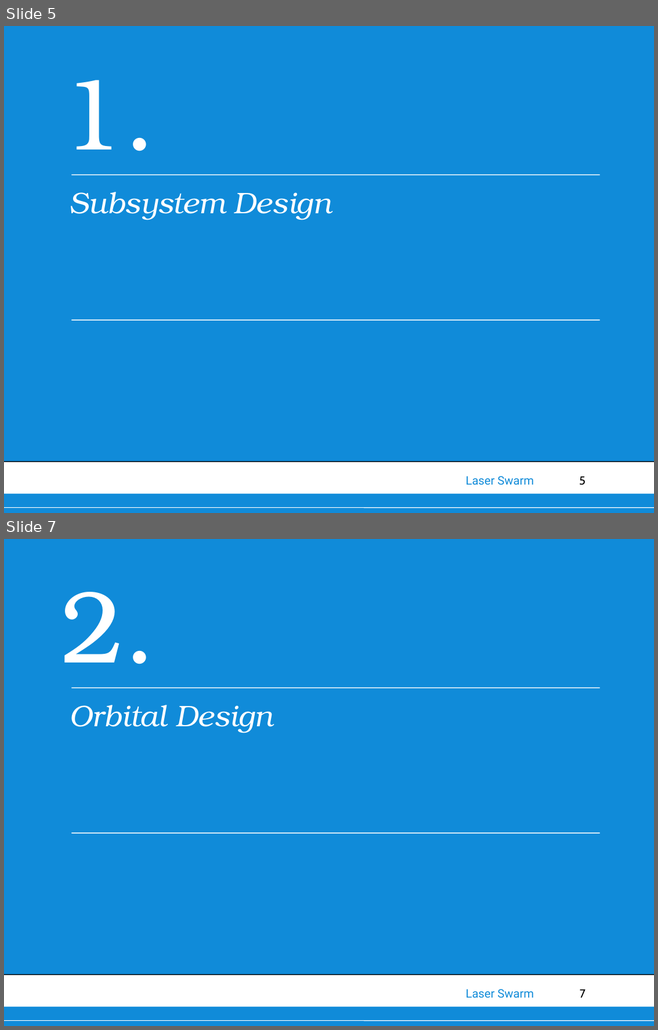
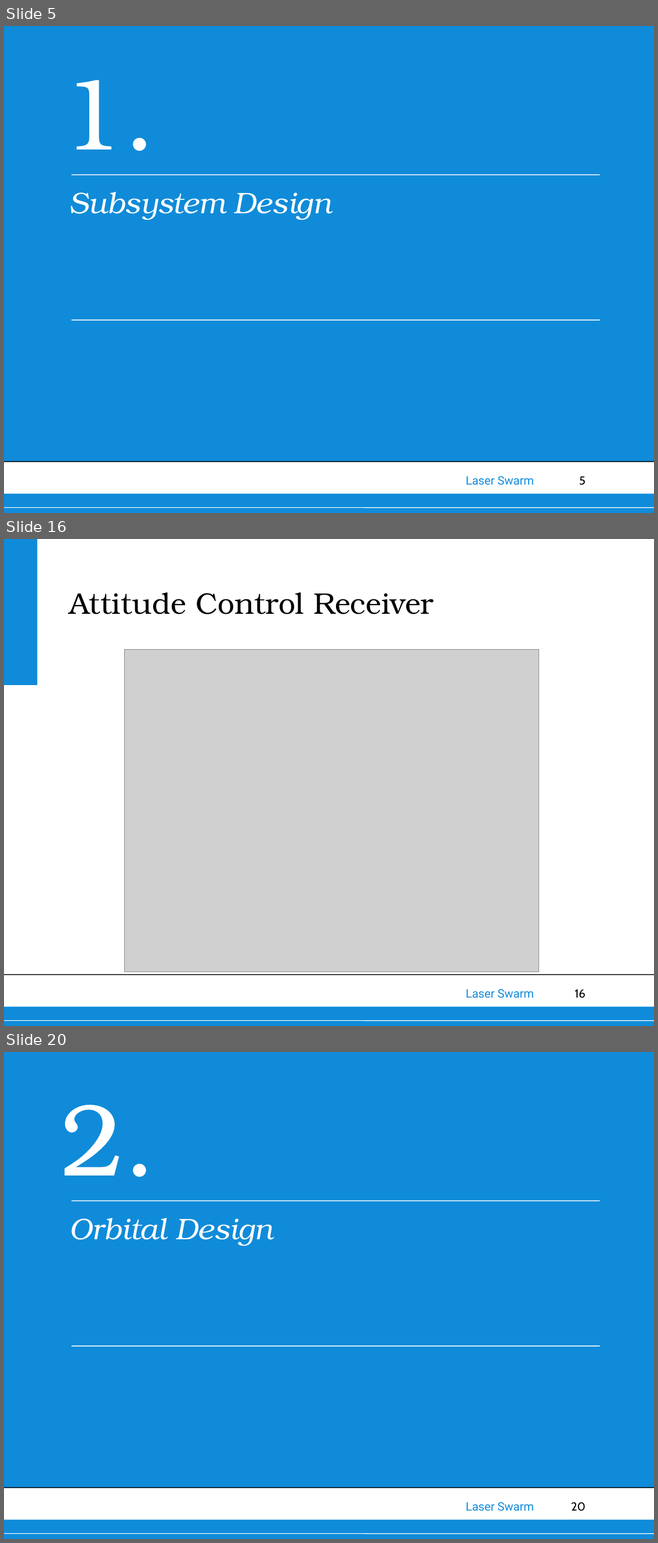
Before and after one commit to thewisenerd/laser-swarm, a slide deck: finalPresentation/FinalPresentation.ppt. Shown one above the other, each under a label of ours: slides 5 and 7 before the commit, slides 5, 16 and 20 after it; the slides between them are not shown. The pictures are 658x1030 and 658x1543 pixels, drawn with LibreOffice and Linux fonts; fonts in the diff are those of the drawing; grey boxes stand for pictures; background and template pictures are left out. Boxes give left, top, right and bottom in pixels: in the first picture for what was removed or moved away, otherwise in the second. Text is boxed around its words. In the diff, an @@ line names an element or a change of style, - is before the commit and + after.

```diff
--- a/finalPresentation/FinalPresentation.ppt
+++ b/finalPresentation/FinalPresentation.ppt
@@ slide 16 added at [4,539,654,1026], background #FFFFFF; not listed: 6 template elements that a slide beside it also shows @@
@@ title added at [69,592,434,614], 33 pt, text #000000 @@
+Attitude Control Receiver
@@ picture added at [124,649,539,972] @@
@@ what was slide 7 is now slide 20 @@
@@ page number at [571,1502,585,1511]: text changed @@
-7
+20
```
Also in this commit, not shown: 7 slides changed, 15 other slides added, 1 slide removed.
